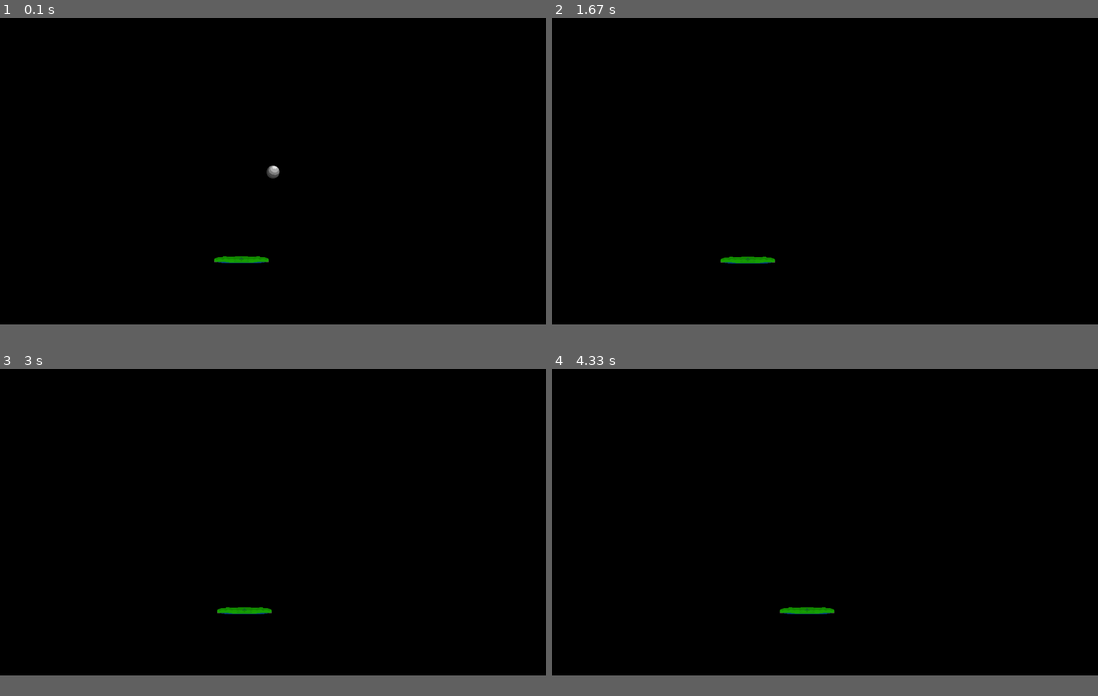
Above: before the commit, frames 1-4 (two rows, left to right).
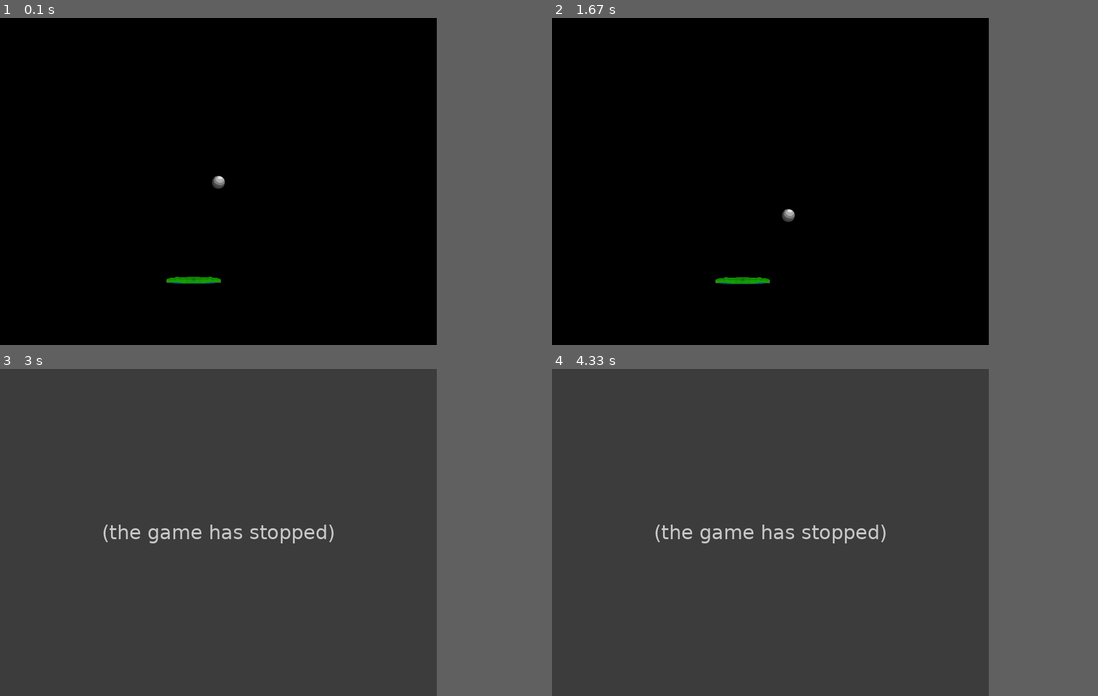
Above: after the commit, the same moments.

Repository: orthodoxego/hitting-ball-pygame
Game: pygame game, started from hit-hit-hitting!.py
Same seed, same stepped clock (60 frames per second), same inputs: the game is played once before the commit and once after it.
Inputs (mouse positions are in pixels of both pictures, inside the frame that each line leads up to):
- Up to frame 1 (0.1 s): no input
- Up to frame 2 (1.67 s): click (770, 181) at 0.38 s; hold Right 0.67-1.13 s; click (912, 171) at 0.75 s; hold Up 1.17-1.47 s; click (666, 184) at 1.25 s; hold Right from 1.5 s (still down); click (633, 132) at 1.58 s
- Up to frame 3 (3 s): release Right at 1.97 s; hold Left 2-2.53 s; click (283, 418) at 2.08 s
- Up to frame 4 (4.33 s): no input
In our replay, the window is 900x506 before the commit and 720x540 after it. These sizes can differ from the game's own. Grey fills any space a smaller window leaves; there, only what the larger window draws over its background counts as a difference.

The runs differ from the first frame. In frame 1, 0.5% of the frame differs, in the area x 30-52%, y 45-82%; in frame 2, 0.5%; in frame 3, 75%, in the area x 0-80%, y 0-94%; in frame 4, 75%.
After the commit the program exited at 2.58 s; later frames show no game.

Commit message:
Доработка физики столкновений и поведения шара. Теперь отскакивает (вау) от стен.

Diff:
--- a/controller/controller.py
+++ b/controller/controller.py
@@ -23,6 +23,7 @@
         return self.__check_events(pygame, delta)
 
     def __check_events(self, pygame, delta):
+
         for event in pygame.event.get():
 
             if event.type == pygame.MOUSEBUTTONDOWN:
--- a/game_classes/hithitengine.py
+++ b/game_classes/hithitengine.py
@@ -9,24 +9,31 @@
 
 class HitHitEngine:
 
-    def __init__(self):
+    def __init__(self, game):
         textures = Textures()
         self.__player = Player(textures.player)
         self.__ball = Ball(textures.ball)
         self.__view = View()
         self.__controller = Controller(self.__player)
 
+        self.game = game
+
     def draw(self, scene: pygame.display):
         self.__view.player_draw(scene, self.__player)
         self.__view.ball_draw(scene, self.__ball)
 
     def act(self, pygame, delta: float):
+        """Обработка данных в главном цикле."""
+
+        # Шарик вылетел за нижнюю границу экрана. СТОП.
+        if self.__ball.ball.rect.y > Setup.screen_height:
+            return False
+
         result = True
         result *= self.__controller.act(pygame, delta)
 
         # Движение шарика
         self.__ball.act(delta)
-
         self.check_collision_player_and_ball(self.__player.player.rect, self.__ball.ball.rect, delta)
 
         return result
--- a/game_classes/player.py
+++ b/game_classes/player.py
@@ -54,7 +54,7 @@
     def y(self):
         """Вернёт координату Y игрока."""
         self.player.rect.y = self.player.y
-        return self.player.x
+        return self.player.y
 
     @y.setter
     def y(self, y):
--- a/hit-hit-hitting!.py
+++ b/hit-hit-hitting!.py
@@ -29,7 +29,7 @@
 
         # Игровой движок (модель)
         # Она же создаёт и представление, и контроллер, и игровые объекты
-        self.__hit_engine = HitHitEngine()
+        self.__hit_engine = HitHitEngine(self)
 
     @property
     def WIDTH(self):
@@ -45,6 +45,7 @@
             self.scene.fill(Setup.BLACK)
 
             self.__hit_engine.draw(self.scene)
+
             self.playGame = self.__hit_engine.act(pygame, self.__delta / 1000)
 
             pygame.display.flip()
@@ -55,6 +56,6 @@
 
 
 if __name__ == "__main__":
-    # game = Game(Setup.screen_width, Setup.screen_height, "Бах-бах-набиваем мяч")
-    game = Game(0, 0, "Бах-бах-набиваем мяч")
+    game = Game(Setup.screen_width, Setup.screen_height, "Бах-бах-набиваем мяч")
+    # game = Game(0, 0, "Бах-бах-набиваем мяч")
     game.run()
--- a/setup/setup.py
+++ b/setup/setup.py
@@ -19,11 +19,11 @@
     ball_acceleration = 9.8
 
     # Гашение скорости при вертикальном отскоке
-    correct_up = 0.85
+    correct_up = 0.8
 
     # Модификатор ускорения в зависимости от энергии
     # Больше - больше энергии при отскоке
-    multiple_energy = 45
+    multiple_energy = 100
 
     # Максимальная энергия для отскока
     max_energy_player = 32
